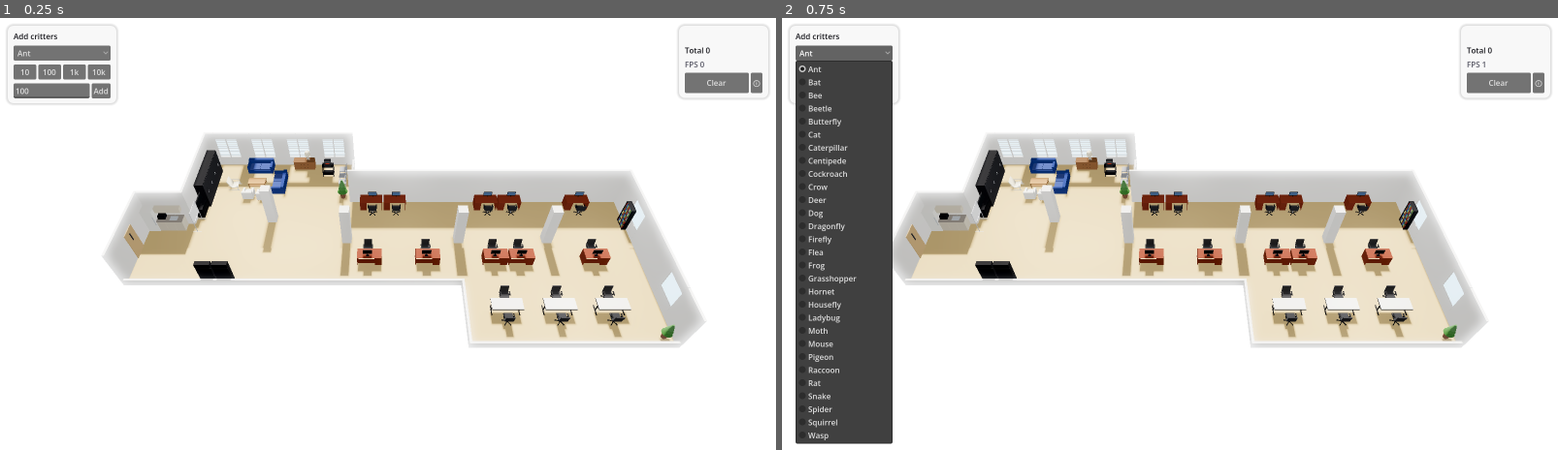
Above: before the commit, frames 1-2 (left to right).
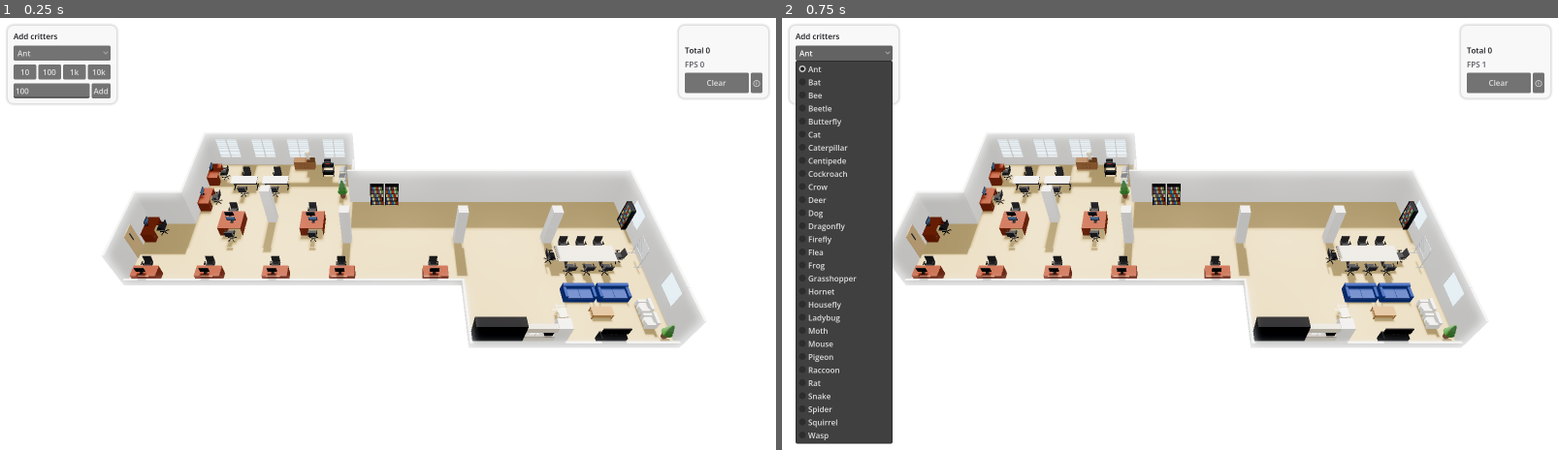
Above: after the commit, the same moments.

Repository: wasianp0wer/bugs-in-my-chnm-its-more-likely-than-you-think
Game: Godot game, scene res://scenes/main.tscn
The game is run twice, just before and just after one commit, with the same random seed, the same clock (stepped at 60 frames per second) and the same inputs.
Inputs:
- Up to frame 1 (0.25 s): no input
- Up to frame 2 (0.75 s): click "Ant" at 0.5 s

The runs differ from the first frame. In frame 1, 6.8% of the frame differs, in the area x 16-86%, y 30-76%; in frame 2, 6.8%.

Commit message:
feat: arrange furniture to match the real room
TV on the near alcove wall with the sofas facing it, a new conference_table
behind them, kitchenette and filing cabinets to the TV's left, and desks on
the left along the near and west walls plus two islands.

Co-Authored-By: Claude Opus 5.5 <noreply@anthropic.com>

Diff:
--- a/sim/data/furniture_layout.json
+++ b/sim/data/furniture_layout.json
@@ -1,10 +1,27 @@
 [
-  {"type": "sofa", "pos": [6.4, 0.5], "rot": 0, "size": [1.8, 0.9, 0.7]},
-  {"type": "sofa", "pos": [8.0, 2.2], "rot": 270, "size": [1.8, 0.9, 0.7]},
-  {"type": "coffee_table", "pos": [6.4, 2.2], "rot": 0, "size": [1.2, 0.6, 0.45]},
-  {"type": "tub_chair", "pos": [6.0, 3.4], "rot": 180, "size": [0.8, 0.7, 0.75]},
-  {"type": "tub_chair", "pos": [7.0, 3.5], "rot": 180, "size": [0.8, 0.7, 0.75]},
-  {"type": "sling_chair", "pos": [4.8, 2.4], "rot": 90, "size": [0.7, 0.8, 0.8]},
+  {"type": "tv_stand", "pos": [27.9, 14.575], "rot": 180, "size": [1.4, 0.45, 0.75]},
+  {"type": "coffee_table", "pos": [27.9, 12.9], "rot": 0, "size": [1.2, 0.6, 0.45]},
+  {"type": "sofa", "pos": [26.9, 11.6], "rot": 0, "size": [1.8, 0.9, 0.7]},
+  {"type": "sofa", "pos": [28.9, 11.6], "rot": 0, "size": [1.8, 0.9, 0.7]},
+  {"type": "tub_chair", "pos": [30.4, 12.6], "rot": 270, "size": [0.8, 0.7, 0.75]},
+  {"type": "tub_chair", "pos": [30.4, 13.5], "rot": 270, "size": [0.8, 0.7, 0.75]},
+  {"type": "sling_chair", "pos": [25.6, 12.9], "rot": 90, "size": [0.7, 0.8, 0.8]},
+  {"type": "plant", "pos": [31.0, 14.3], "rot": 0, "size": [0.6, 0.6, 1.3]},
+  {"type": "kitchenette", "pos": [24.2, 14.475], "rot": 180, "size": [2.4, 0.65, 1.8]},
+  {"type": "wardrobe", "pos": [22.55, 14.5], "rot": 180, "size": [0.9, 0.6, 2.0]},
+  {"type": "wardrobe", "pos": [21.65, 14.5], "rot": 180, "size": [0.9, 0.6, 2.0]},
+  {"type": "wardrobe", "pos": [20.75, 14.5], "rot": 180, "size": [0.9, 0.6, 2.0]},
+  {"type": "conference_table", "pos": [27.9, 9.0], "rot": 0, "size": [3.6, 1.2, 0.75]},
+  {"type": "task_chair", "pos": [26.8, 8.1], "rot": 0, "size": [0.65, 0.65, 1.0]},
+  {"type": "task_chair", "pos": [27.9, 8.1], "rot": 0, "size": [0.65, 0.65, 1.0]},
+  {"type": "task_chair", "pos": [29.0, 8.1], "rot": 0, "size": [0.65, 0.65, 1.0]},
+  {"type": "task_chair", "pos": [26.8, 9.9], "rot": 180, "size": [0.65, 0.65, 1.0]},
+  {"type": "task_chair", "pos": [27.9, 9.9], "rot": 180, "size": [0.65, 0.65, 1.0]},
+  {"type": "task_chair", "pos": [29.0, 9.9], "rot": 180, "size": [0.65, 0.65, 1.0]},
+  {"type": "task_chair", "pos": [25.8, 9.0], "rot": 90, "size": [0.65, 0.65, 1.0]},
+  {"type": "task_chair", "pos": [30.0, 9.0], "rot": 270, "size": [0.65, 0.65, 1.0]},
+  {"type": "whiteboard", "pos": [31.2, 9.0], "rot": 270, "size": [1.2, 0.55, 1.8]},
+  {"type": "bookcase", "pos": [31.33, 6.0], "rot": 270, "size": [0.9, 0.3, 1.8]},
   {"type": "credenza", "pos": [9.6, 0.3], "rot": 0, "size": [1.5, 0.5, 0.75]},
   {"type": "owl_lamp", "pos": [9.9, 0.3], "rot": 0, "size": [0.4, 0.4, 0.75]},
   {"type": "av_cart", "pos": [11.4, 1.05], "rot": 0, "size": [0.8, 0.5, 0.9]},
@@ -12,44 +29,36 @@
   {"type": "stack_chair", "pos": [12.5, 1.65], "rot": 270, "size": [0.5, 0.52, 0.85]},
   {"type": "stack_chair", "pos": [12.5, 2.3], "rot": 270, "size": [0.5, 0.52, 0.85]},
   {"type": "plant", "pos": [12.6, 3.4], "rot": 0, "size": [0.7, 0.7, 1.6]},
-  {"type": "wardrobe", "pos": [3.22, 1.15], "rot": 90, "size": [0.9, 0.6, 2.0]},
-  {"type": "wardrobe", "pos": [3.22, 2.05], "rot": 90, "size": [0.9, 0.6, 2.0]},
-  {"type": "wardrobe", "pos": [3.22, 2.95], "rot": 90, "size": [0.9, 0.6, 2.0]},
-  {"type": "wardrobe", "pos": [3.22, 3.85], "rot": 90, "size": [0.9, 0.6, 2.0]},
-  {"type": "tv_stand", "pos": [3.15, 4.85], "rot": 90, "size": [1.0, 0.45, 0.75]},
-  {"type": "whiteboard", "pos": [3.2, 6.05], "rot": 90, "size": [1.2, 0.55, 1.8]},
-  {"type": "bookcase", "pos": [5.0, 10.53], "rot": 180, "size": [0.9, 0.3, 1.8]},
-  {"type": "bookcase", "pos": [6.0, 10.53], "rot": 180, "size": [0.9, 0.3, 1.8]},
-  {"type": "bookcase", "pos": [31.33, 6.0], "rot": 270, "size": [0.9, 0.3, 1.8]},
-  {"type": "desk", "pos": [14.6, 4.3], "rot": 0, "size": [1.5, 0.75, 0.75]},
-  {"type": "task_chair", "pos": [14.7, 4.95], "rot": 180, "size": [0.65, 0.65, 1.0]},
-  {"type": "desk", "pos": [16.2, 4.3], "rot": 0, "size": [1.5, 0.75, 0.75]},
-  {"type": "task_chair", "pos": [16.3, 4.95], "rot": 180, "size": [0.65, 0.65, 1.0]},
-  {"type": "desk", "pos": [22.4, 4.3], "rot": 0, "size": [1.5, 0.75, 0.75]},
-  {"type": "task_chair", "pos": [22.5, 4.95], "rot": 180, "size": [0.65, 0.65, 1.0]},
-  {"type": "desk", "pos": [24.0, 4.3], "rot": 0, "size": [1.5, 0.75, 0.75]},
-  {"type": "task_chair", "pos": [24.1, 4.95], "rot": 180, "size": [0.65, 0.65, 1.0]},
-  {"type": "desk", "pos": [28.6, 4.3], "rot": 0, "size": [1.5, 0.75, 0.75]},
-  {"type": "task_chair", "pos": [28.7, 4.95], "rot": 180, "size": [0.65, 0.65, 1.0]},
-  {"type": "desk", "pos": [14.6, 9.0], "rot": 180, "size": [1.5, 0.75, 0.75]},
-  {"type": "task_chair", "pos": [14.5, 8.35], "rot": 0, "size": [0.65, 0.65, 1.0]},
-  {"type": "desk", "pos": [18.2, 9.0], "rot": 180, "size": [1.5, 0.75, 0.75]},
-  {"type": "task_chair", "pos": [18.1, 8.35], "rot": 0, "size": [0.65, 0.65, 1.0]},
-  {"type": "desk", "pos": [22.4, 9.0], "rot": 180, "size": [1.5, 0.75, 0.75]},
-  {"type": "task_chair", "pos": [22.3, 8.35], "rot": 0, "size": [0.65, 0.65, 1.0]},
-  {"type": "desk", "pos": [24.0, 9.0], "rot": 180, "size": [1.5, 0.75, 0.75]},
-  {"type": "task_chair", "pos": [23.9, 8.35], "rot": 0, "size": [0.65, 0.65, 1.0]},
-  {"type": "desk", "pos": [28.6, 9.0], "rot": 180, "size": [1.5, 0.75, 0.75]},
-  {"type": "task_chair", "pos": [28.5, 8.35], "rot": 0, "size": [0.65, 0.65, 1.0]},
-  {"type": "group_table", "pos": [22.5, 12.6], "rot": 0, "size": [1.8, 0.75, 0.74]},
-  {"type": "task_chair", "pos": [22.5, 11.85], "rot": 0, "size": [0.65, 0.65, 1.0]},
-  {"type": "task_chair", "pos": [22.5, 13.35], "rot": 180, "size": [0.65, 0.65, 1.0]},
-  {"type": "group_table", "pos": [25.5, 12.6], "rot": 0, "size": [1.8, 0.75, 0.74]},
-  {"type": "task_chair", "pos": [25.5, 11.85], "rot": 0, "size": [0.65, 0.65, 1.0]},
-  {"type": "task_chair", "pos": [25.5, 13.35], "rot": 180, "size": [0.65, 0.65, 1.0]},
-  {"type": "group_table", "pos": [28.5, 12.6], "rot": 0, "size": [1.8, 0.75, 0.74]},
-  {"type": "task_chair", "pos": [28.5, 11.85], "rot": 0, "size": [0.65, 0.65, 1.0]},
-  {"type": "task_chair", "pos": [28.5, 13.35], "rot": 180, "size": [0.65, 0.65, 1.0]},
-  {"type": "plant", "pos": [31.0, 14.3], "rot": 0, "size": [0.6, 0.6, 1.3]},
-  {"type": "kitchenette", "pos": [1.22, 6.245], "rot": 0, "size": [2.4, 0.65, 1.8]}
+  {"type": "bookcase", "pos": [15.0, 4.05], "rot": 0, "size": [0.9, 0.3, 1.8]},
+  {"type": "bookcase", "pos": [16.0, 4.05], "rot": 0, "size": [0.9, 0.3, 1.8]},
+  {"type": "group_table", "pos": [5.6, 2.4], "rot": 0, "size": [1.8, 0.75, 0.74]},
+  {"type": "task_chair", "pos": [5.6, 1.65], "rot": 0, "size": [0.65, 0.65, 1.0]},
+  {"type": "task_chair", "pos": [5.6, 3.15], "rot": 180, "size": [0.65, 0.65, 1.0]},
+  {"type": "group_table", "pos": [7.8, 2.4], "rot": 0, "size": [1.8, 0.75, 0.74]},
+  {"type": "task_chair", "pos": [7.8, 1.65], "rot": 0, "size": [0.65, 0.65, 1.0]},
+  {"type": "task_chair", "pos": [7.8, 3.15], "rot": 180, "size": [0.65, 0.65, 1.0]},
+  {"type": "desk", "pos": [1.2, 10.325], "rot": 180, "size": [1.5, 0.75, 0.75]},
+  {"type": "task_chair", "pos": [1.1, 9.675], "rot": 0, "size": [0.65, 0.65, 1.0]},
+  {"type": "desk", "pos": [5.0, 10.325], "rot": 180, "size": [1.5, 0.75, 0.75]},
+  {"type": "task_chair", "pos": [4.9, 9.675], "rot": 0, "size": [0.65, 0.65, 1.0]},
+  {"type": "desk", "pos": [9.0, 10.325], "rot": 180, "size": [1.5, 0.75, 0.75]},
+  {"type": "task_chair", "pos": [8.9, 9.675], "rot": 0, "size": [0.65, 0.65, 1.0]},
+  {"type": "desk", "pos": [13.0, 10.325], "rot": 180, "size": [1.5, 0.75, 0.75]},
+  {"type": "task_chair", "pos": [12.9, 9.675], "rot": 0, "size": [0.65, 0.65, 1.0]},
+  {"type": "desk", "pos": [18.6, 10.325], "rot": 180, "size": [1.5, 0.75, 0.75]},
+  {"type": "task_chair", "pos": [18.5, 9.675], "rot": 0, "size": [0.65, 0.65, 1.0]},
+  {"type": "desk", "pos": [0.375, 6.75], "rot": 90, "size": [1.5, 0.75, 0.75]},
+  {"type": "task_chair", "pos": [1.025, 6.65], "rot": 270, "size": [0.65, 0.65, 1.0]},
+  {"type": "desk", "pos": [3.275, 1.5], "rot": 90, "size": [1.5, 0.75, 0.75]},
+  {"type": "task_chair", "pos": [3.925, 1.4], "rot": 270, "size": [0.65, 0.65, 1.0]},
+  {"type": "desk", "pos": [3.275, 4.0], "rot": 90, "size": [1.5, 0.75, 0.75]},
+  {"type": "task_chair", "pos": [3.925, 3.9], "rot": 270, "size": [0.65, 0.65, 1.0]},
+  {"type": "desk", "pos": [5.5, 5.825], "rot": 180, "size": [1.5, 0.75, 0.75]},
+  {"type": "task_chair", "pos": [5.4, 5.175], "rot": 0, "size": [0.65, 0.65, 1.0]},
+  {"type": "desk", "pos": [5.5, 6.575], "rot": 0, "size": [1.5, 0.75, 0.75]},
+  {"type": "task_chair", "pos": [5.6, 7.225], "rot": 180, "size": [0.65, 0.65, 1.0]},
+  {"type": "desk", "pos": [10.8, 5.825], "rot": 180, "size": [1.5, 0.75, 0.75]},
+  {"type": "task_chair", "pos": [10.7, 5.175], "rot": 0, "size": [0.65, 0.65, 1.0]},
+  {"type": "desk", "pos": [10.8, 6.575], "rot": 0, "size": [1.5, 0.75, 0.75]},
+  {"type": "task_chair", "pos": [10.9, 7.225], "rot": 180, "size": [0.65, 0.65, 1.0]}
 ]
--- a/sim/scripts/furniture/furniture_factory.gd
+++ b/sim/scripts/furniture/furniture_factory.gd
@@ -51,6 +51,7 @@
 const LAMINATE := Color(0.84, 0.80, 0.70)
 const COUNTERTOP := Color(0.55, 0.52, 0.48)
 const STEEL := Color(0.70, 0.72, 0.74)
+const BEIGE_LAMINATE := Color("#d9cfb8")
 const BOOKS: Array[Color] = [Color(0.6, 0.15, 0.12), Color(0.15, 0.3, 0.55), Color(0.85, 0.75, 0.4), Color(0.3, 0.45, 0.25)]
 
 static var _materials := {}
@@ -98,6 +99,7 @@
 		"bookcase": _bookcase(root, w, d, h)
 		"plant": _plant(root, w, d, h)
 		"kitchenette": _kitchenette(root, w, d, h)
+		"conference_table": _conference_table(root, w, d, h)
 		_:
 			push_error("FurnitureFactory: unknown type %s" % item.type)
 			_box(root, Vector3(w, h, d), Vector3(0, h / 2.0, 0), GREY)
@@ -379,6 +381,16 @@
 		_box(p, Vector3(0.04, h - 0.06, 0.04), Vector3(x, (h - 0.06) / 2.0, 0), BLACK)
 		_box(p, Vector3(0.05, 0.03, d * 0.9), Vector3(x, 0.015, 0), BLACK)
 	_box(p, Vector3(w - 0.2, 0.03, 0.03), Vector3(0, h * 0.4, 0), BLACK)
+
+static func _conference_table(p: Node3D, w: float, d: float, h: float) -> void:
+	# 12 x 4 ft meeting table: beige laminate top with a dark edge on two panel bases.
+	_box(p, Vector3(w, 0.035, d), Vector3(0, h - 0.0175, 0), BEIGE_LAMINATE)
+	_box(p, Vector3(w + 0.01, 0.02, d + 0.01), Vector3(0, h - 0.045, 0), CHARCOAL)
+	for sx in [-1.0, 1.0]:
+		var x: float = sx * w * 0.3
+		_box(p, Vector3(0.06, h - 0.055, d * 0.55), Vector3(x, (h - 0.055) / 2.0, 0), CHARCOAL)
+		_box(p, Vector3(0.1, 0.03, d * 0.75), Vector3(x, 0.015, 0), CHARCOAL)
+	_box(p, Vector3(w * 0.6, 0.08, 0.04), Vector3(0, h * 0.5, 0), CHARCOAL)
 
 static func _task_chair(p: Node3D, w: float, d: float, h: float) -> void:
 	# Aeron-style: five-star base on casters, gas lift, mesh seat and back, arms.
--- a/sim/tests/furniture/test_furniture.gd
+++ b/sim/tests/furniture/test_furniture.gd
@@ -2,9 +2,9 @@
 
 const TYPES := ["sofa", "tub_chair", "sling_chair", "coffee_table", "credenza", "owl_lamp",
 	"wardrobe", "tv_stand", "whiteboard", "av_cart", "desk", "group_table", "task_chair",
-	"stack_chair", "bookcase", "plant", "kitchenette"]
+	"stack_chair", "bookcase", "plant", "kitchenette", "conference_table"]
 const CHAIRS := ["task_chair", "stack_chair"]
-const TABLES := ["desk", "group_table"]
+const TABLES := ["desk", "group_table", "conference_table"]
 const EPS := 0.001
 
 func _footprint(b: AABB) -> Rect2:
@@ -48,7 +48,7 @@
 		"credenza": [1, 1], "owl_lamp": [1, 1], "wardrobe": [3, 5], "tv_stand": [1, 1],
 		"whiteboard": [1, 2], "av_cart": [1, 1], "desk": [6, 12], "group_table": [2, 4],
 		"task_chair": [10, 99], "stack_chair": [3, 4], "bookcase": [1, 3], "plant": [1, 2],
-		"kitchenette": [1, 1]}
+		"kitchenette": [1, 1], "conference_table": [1, 1]}
 	var counts := {}
 	for item in FurnitureFactory.load_layout():
 		assert_true(item.type in TYPES, "known type %s" % item.type)
@@ -137,12 +137,14 @@
 func test_window_sill_clear() -> void:
 	var w: Dictionary = RoomGeometry.walls()[RoomData.WINDOW_BANK_EDGE]
 	var sill := Rect2(minf(w.a.x, w.b.x), w.a.y, absf(w.b.x - w.a.x), 0.6)
+	var too_tall: Array[String] = []
 	for item in FurnitureFactory.load_layout():
 		if item.type in ["credenza", "owl_lamp"]:
 			continue
 		for b in FurnitureFactory.collision_boxes(item):
-			if _overlap(_footprint(b), sill):
-				assert_true(b.end.y <= 0.75 + EPS, "%s at %s too tall under window" % [item.type, item.pos])
+			if _overlap(_footprint(b), sill) and b.end.y > 0.75 + EPS:
+				too_tall.append("%s at %s" % [item.type, item.pos])
+	assert_eq(too_tall, [] as Array[String], "too tall under the window")
 
 func test_spawnable_area_remains() -> void:
 	var used := 0.0
@@ -227,3 +229,130 @@
 	var n := FurnitureFactory.all_boxes().size() + RoomGeometry.column_boxes().size()
 	assert_eq(RoomGeometry.column_boxes().size(), 4)
 	assert_true(n <= 128, "total boxes %d" % n)
+
+# --- the user's description of the real room (Task 13) -----------------------
+
+const ALCOVE := Rect2(20.3, 10.7, 11.2, 4.1)
+const NEAR_WALL_Z := 14.8
+const WALL_SNAP := 0.15
+
+func _of_type(t: String) -> Array[Dictionary]:
+	var out: Array[Dictionary] = []
+	for item in FurnitureFactory.load_layout():
+		if item.type == t:
+			out.append(item)
+	return out
+
+func _one(t: String) -> Dictionary:
+	var items := _of_type(t)
+	assert_eq(items.size(), 1, "exactly one %s" % t)
+	return items[0] if items.size() > 0 else {"type": t, "pos": [-99.0, -99.0], "rot": 0, "size": [1.0, 1.0, 1.0]}
+
+func _item_footprint(item: Dictionary) -> Rect2:
+	var rects := _item_rects(item)
+	var r: Rect2 = rects[0]
+	for x in rects:
+		r = r.merge(x)
+	return r
+
+func _gap(a: Rect2, b: Rect2) -> float:
+	var dx := maxf(0.0, maxf(a.position.x - b.end.x, b.position.x - a.end.x))
+	var dz := maxf(0.0, maxf(a.position.y - b.end.y, b.position.y - a.end.y))
+	return sqrt(dx * dx + dz * dz)
+
+func _against_near_or_left_wall(desk: Dictionary) -> bool:
+	var r := _item_footprint(desk)
+	var near_south := absf(r.end.y - 10.7) <= WALL_SNAP and r.end.x <= 20.3 + EPS     # edge 8
+	var near_notch := absf(r.position.x - 0.0) <= WALL_SNAP and r.position.y >= 5.9 - EPS  # edge 9
+	var near_west := absf(r.position.x - 2.9) <= WALL_SNAP and r.end.y <= 5.9 + EPS      # edge 1
+	return near_south or near_notch or near_west
+
+func test_tv_in_alcove_against_near_wall() -> void:
+	var tv := _one("tv_stand")
+	assert_true(ALCOVE.has_point(Vector2(tv.pos[0], tv.pos[1])), "tv at %s in alcove" % [tv.pos])
+	assert_almost_eq(_item_footprint(tv).end.y, NEAR_WALL_Z, 0.1, "tv back on the near wall")
+
+func test_couches_in_front_of_tv() -> void:
+	var tv := _one("tv_stand")
+	var sofas := _of_type("sofa")
+	assert_true(sofas.size() >= 2, "sofas")
+	var zone := Rect2(ALCOVE.position.x - 1.0, ALCOVE.position.y - 1.5, ALCOVE.size.x + 2.0, ALCOVE.size.y + 1.5)
+	for s in sofas:
+		assert_lt(float(s.pos[1]), float(tv.pos[1]), "sofa at %s north of the tv" % [s.pos])
+		assert_true(zone.encloses(_item_footprint(s)), "sofa at %s in or just north of the alcove" % [s.pos])
+
+func test_conference_table_behind_couches() -> void:
+	var table := _one("conference_table")
+	for s in _of_type("sofa"):
+		assert_lt(float(table.pos[1]), float(s.pos[1]), "conference table behind sofa at %s" % [s.pos])
+
+func test_kitchenette_left_of_tv() -> void:
+	var k := _one("kitchenette")
+	var tv := _one("tv_stand")
+	assert_lt(float(k.pos[0]), float(tv.pos[0]), "kitchenette left of the tv")
+	assert_true(ALCOVE.grow(EPS).encloses(_item_footprint(k)), "kitchenette in the alcove")
+
+func test_filing_cabinets_next_to_kitchenette() -> void:
+	var chain: Array[Rect2] = [_item_footprint(_one("kitchenette"))]
+	var pending := _of_type("wardrobe")
+	assert_true(pending.size() >= 3, "at least 3 filing cabinets")
+	var grew := true
+	while grew:
+		grew = false
+		for w in pending.duplicate():
+			var r := _item_footprint(w)
+			for c in chain:
+				if _gap(r, c) <= 1.0:
+					chain.append(r)
+					pending.erase(w)
+					grew = true
+					break
+	assert_eq(pending.size(), 0, "cabinets not chained to the kitchenette: %s" % [pending])
+
+func test_desks_on_left() -> void:
+	for d in _of_type("desk"):
+		assert_lt(float(d.pos[0]), 20.3, "desk at %s on the left" % [d.pos])
+
+func test_most_desks_against_near_or_left_walls() -> void:
+	var desks := _of_type("desk")
+	var n := 0
+	for d in desks:
+		if _against_near_or_left_wall(d):
+			n += 1
+	assert_true(n * 2 >= desks.size(), "%d of %d desks against the walls" % [n, desks.size()])
+
+func test_two_desk_islands() -> void:
+	var free: Array[Rect2] = []
+	for d in _of_type("desk"):
+		if not _against_near_or_left_wall(d):
+			free.append(_item_footprint(d))
+	var seen := {}
+	var sizes: Array[int] = []
+	for i in free.size():
+		if seen.has(i):
+			continue
+		var stack: Array[int] = [i]
+		seen[i] = true
+		var size := 0
+		while not stack.is_empty():
+			var k: int = stack.pop_back()
+			size += 1
+			for j in free.size():
+				if not seen.has(j) and _gap(free[k], free[j]) <= 0.1:
+					seen[j] = true
+					stack.append(j)
+		sizes.append(size)
+	assert_eq(sizes.size(), 2, "desk islands %s" % [sizes])
+	for s in sizes:
+		assert_true(s >= 2, "island of %d desks" % s)
+
+func test_conference_table_buildable() -> void:
+	var item := {"type": "conference_table", "pos": [27.0, 8.0], "rot": 0, "size": [3.6, 1.2, 0.75]}
+	var node := FurnitureFactory.build(item)
+	assert_eq(String(node.name), "ConferenceTable")
+	assert_true(node.find_children("*", "MeshInstance3D", true, false).size() >= 1, "meshes")
+	node.free()
+	var top := 0.0
+	for b in FurnitureFactory.collision_boxes(item):
+		top = maxf(top, b.end.y)
+	assert_almost_eq(top, 0.75, 0.001)
Not shown, changed: docs/superpowers/specs/2026-11-09-chnm-critter-sim-design.md
